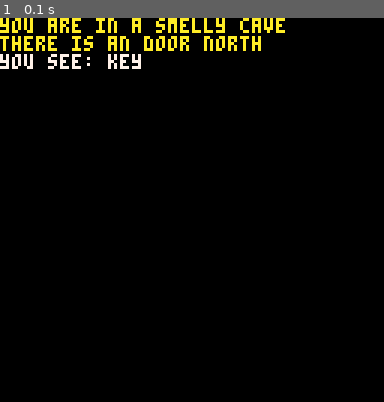
Above: before the commit, frame 1.
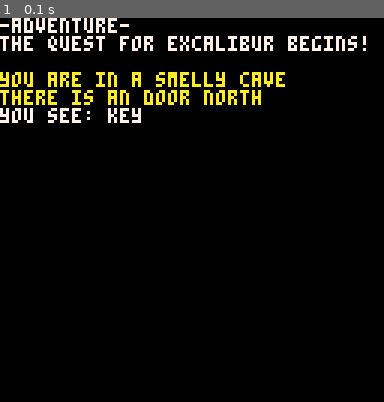
Above: after the commit, the same moment.

Repository: douglett/pico8
Game: PICO-8 cartridge adventure.p8
The game is run twice, just before and just after one commit, with the same random seed, the same clock (stepped at 60 frames per second) and the same inputs.
Inputs:
- Up to frame 1 (0.1 s): no input

The runs differ from the first frame. In frame 1, 6.7% of the frame differs, in the area x 0-96%, y 0-28%.

Commit message:
added intro

Diff:
--- a/adventure.p8
+++ b/adventure.p8
@@ -7,6 +7,9 @@
 --main pico-8 functions
 function _init()
 	keyb:init()
+ say("-adventure-",
+  "the quest for excalibur begins!",
+  "")
  game:go("cave")
  -- game:go("forestpath")
 end
